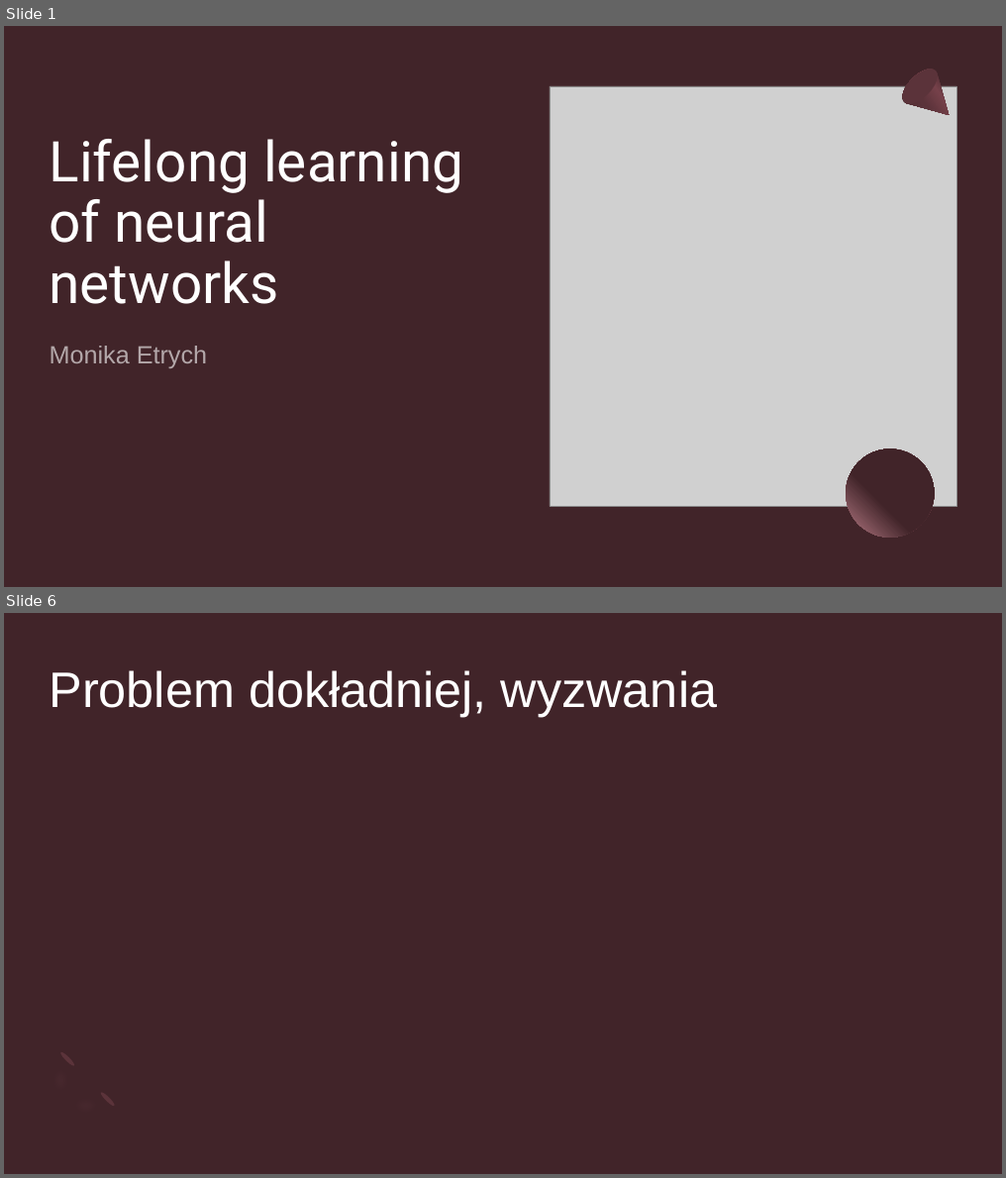
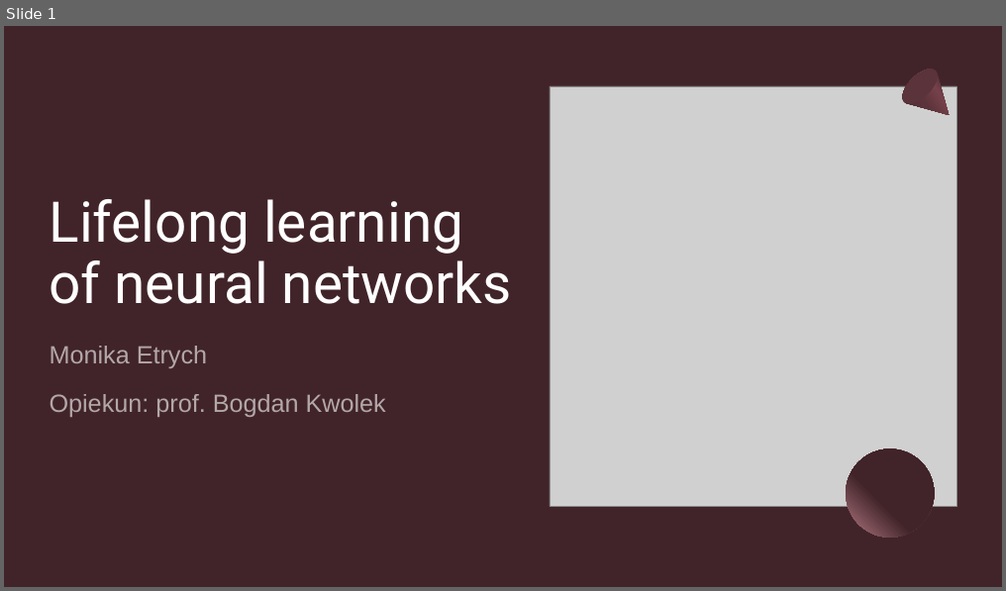
Before and after one commit to Mon4/lifelong-learning, a slide deck: pracownia/Etrych.pptx. Shown one above the other, each under a label of ours: slides 1 and 6 before the commit, slide 1 after it; the slides between them are not shown. The pictures are 1006x1178 and 1006x591 pixels, drawn with LibreOffice and Linux fonts; fonts in the diff are those of the drawing; grey boxes stand for pictures. Boxes give left, top, right and bottom in pixels: in the first picture for what was removed or moved away, otherwise in the second. Text is boxed around its words. In the diff, an @@ line names an element or a change of style, - is before the commit and + after.

```diff
--- a/pracownia/Etrych.pptx
+++ b/pracownia/Etrych.pptx
@@ slide 6 removed at (x1=4, y1=613, x2=1002, y2=1174), background #412429 @@
@@ title removed at (x1=50, y1=670, x2=717, y2=717) @@
-Problem dokładniej, wyzwania
@@ freeform shape removed at (x1=34, y1=1049, x2=118, y2=1133) @@
@@ ellipse removed at (x1=59, y1=1051, x2=76, y2=1067) @@
@@ ellipse removed at (x1=99, y1=1091, x2=116, y2=1108) @@
@@ slide 1 changed as well @@
@@ title "Lifelong learning of neural networks" rewrapped from (x1=50, y1=139, x2=463, y2=304) to (x1=50, y1=199, x2=512, y2=304) @@
@@ subtitle at (x1=50, y1=394, x2=386, y2=417): paragraph added @@
+Opiekun: prof. Bogdan Kwolek
```
Also in this commit, not shown: 3 other slides changed, 8 slides added, 4 other slides removed, 3 other files.
